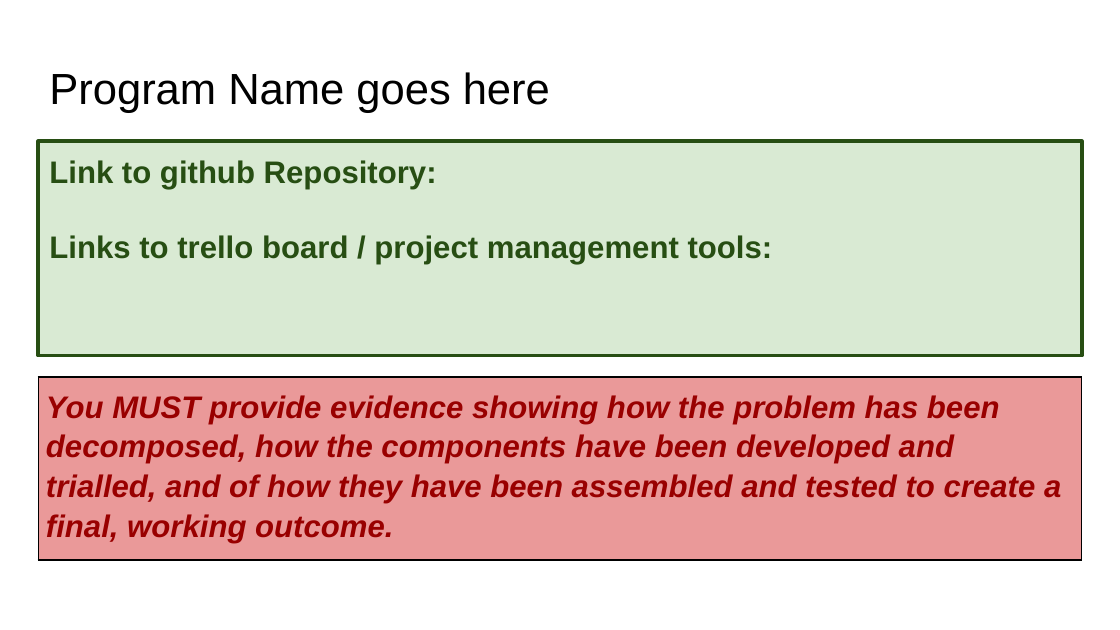
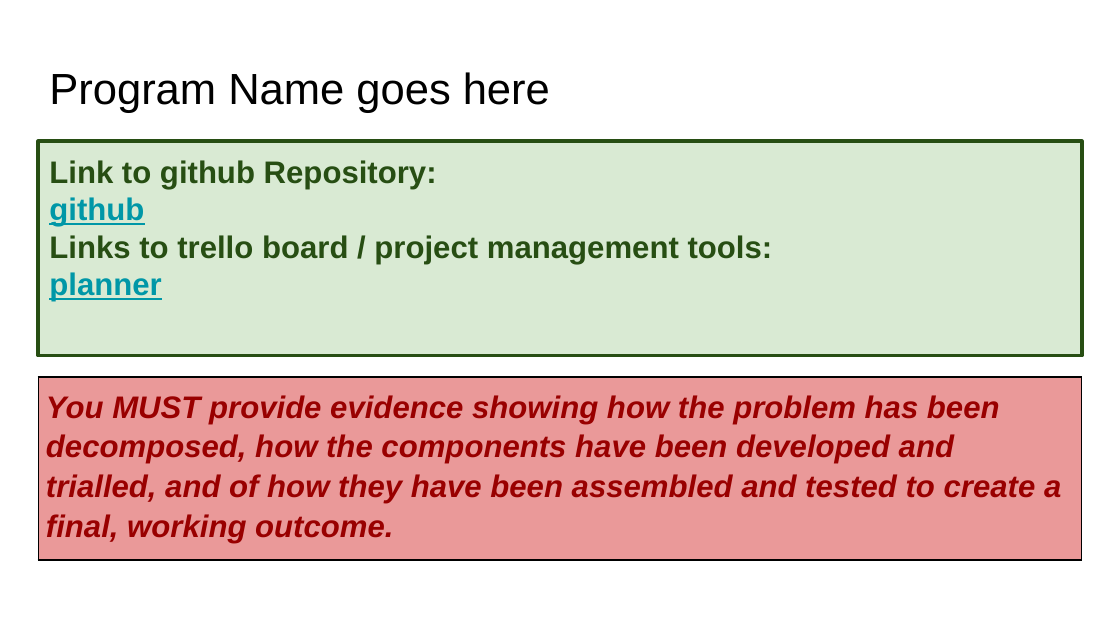
Before and after one commit to KaitlinEus/Pizza_bot, a slide deck: slide 1 of Python.pptx. Drawn at 1120x630 pixels with LibreOffice and Linux fonts; fonts in the diff are those of the drawing. Boxes give left, top, right and bottom in pixels: in the first picture for what was removed or moved away, otherwise in the second. Text is boxed around its words. In the diff, an @@ line names an element or a change of style, - is before the commit and + after.

```diff
--- a/Python.pptx
+++ b/Python.pptx
@@ text at box(49, 197, 144, 227): paragraph added @@
+github
@@ text at box(49, 272, 161, 301): paragraph added @@
+planner
```
Also in this commit, not shown: 2 other slides changed, 3 slides added, 1 slide removed.
